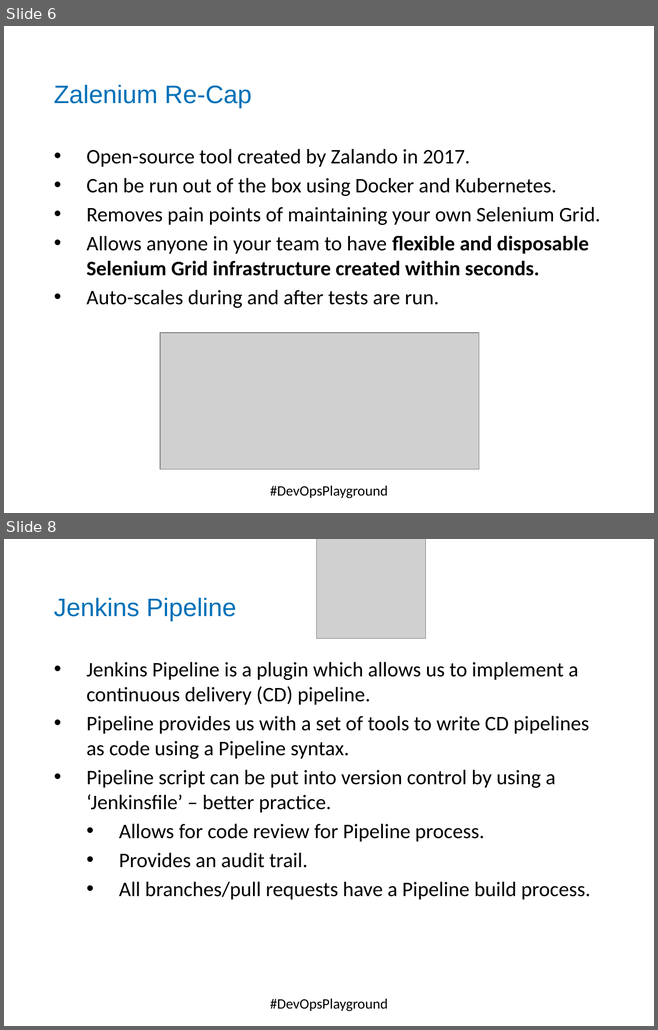
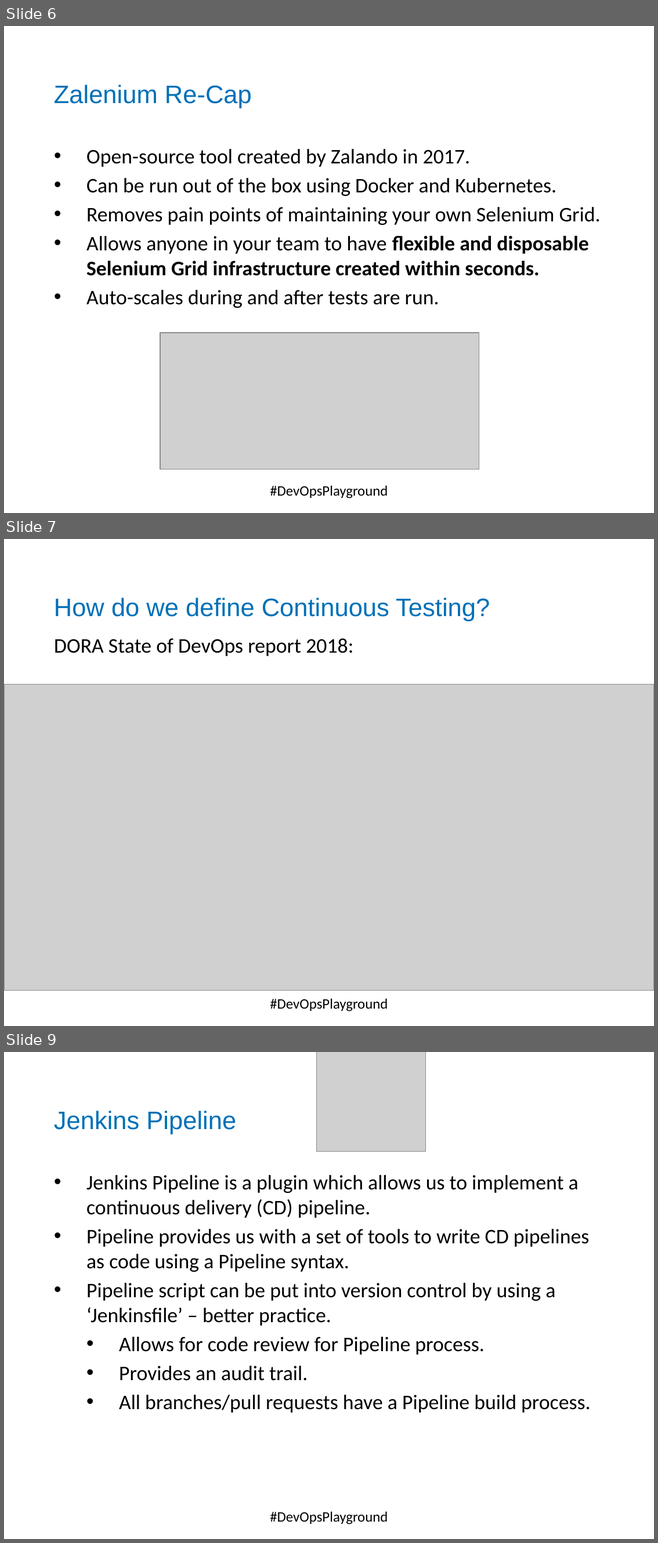
Before and after one commit to DevOpsPlayground/Hands-on-with-Continuous-Testing-using-Jenkins-and-Zalenium, a slide deck: ZaleniumJenkins.pptx. Shown one above the other, each under a label of ours: slides 6 and 8 before the commit, slides 6, 7 and 9 after it; the slides between them are not shown. The pictures are 658x1030 and 658x1543 pixels, drawn with LibreOffice and Linux fonts; fonts in the diff are those of the drawing; grey boxes stand for pictures; background and template pictures are left out. Boxes give left, top, right and bottom in pixels: in the first picture for what was removed or moved away, otherwise in the second. Text is boxed around its words. In the diff, an @@ line names an element or a change of style, - is before the commit and + after.

```diff
--- a/ZaleniumJenkins.pptx
+++ b/ZaleniumJenkins.pptx
@@ slide 7 added at (4, 539, 654, 1026), background #FFFFFF; not listed: 1 template element that a slide beside it also shows @@
@@ text added at (54, 598, 489, 621), 28 pt, text #0070B7 @@
+How do we define Continuous Testing?
@@ text added at (54, 638, 353, 656), 23 pt, text #000000 @@
+DORA State of DevOps report 2018:
@@ picture added at (4, 685, 654, 991) @@
@@ text added at (270, 998, 387, 1012), 16 pt, text #000000 @@
+#DevOpsPlayground
@@ what was slide 8 is now slide 9 @@
```
Also in this commit, not shown: 3 slides changed, 3 other slides added, 1 other file.
